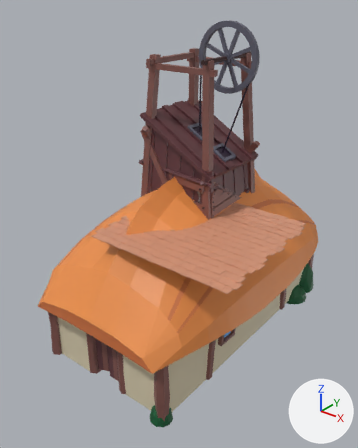
The FBX model Assets/Meshes/Buildings.fbx, before and after one commit.
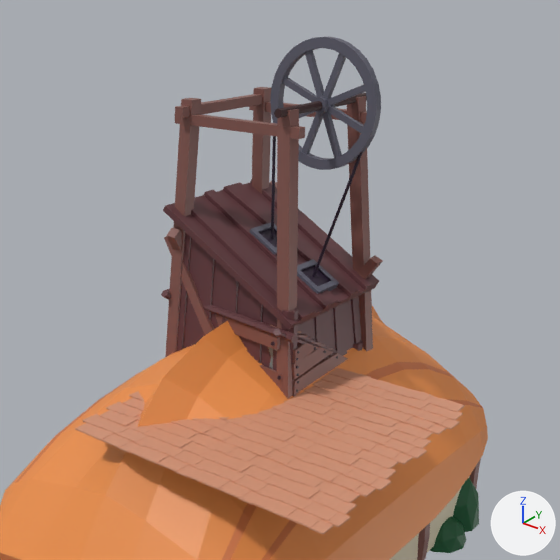
Each version is shown whole from a 50 mm camera at (9.21, -12.57, 11.2) aimed at (-0.07, -0.98, 4.01), then close up on the part from 14% to 100% of the width and 0% to 69% of the height. Every picture has the same lights, and +X, +Y and +Z are marked at lower right. Where no turn or scale is listed for an object, it has been applied to the vertices.

Before the edit, the objects in view are built like this:
```python
me_cube_005 = bpy.data.meshes.new('Cube.005')
me_cube_005.from_pydata(...)  # 2805 vertices, 2148 faces; spans x -2.32..1.49, y -1.62..1.54, z -0.31..6.23
me_cube_005.materials.append(mat_material_002)  # picture img_twilioquest_76_32x_png
me_cube_008 = bpy.data.meshes.new('Cube.008')
me_cube_008.from_pydata(...)  # 940 vertices, 954 faces; spans x -3.34..3.3, y -5.2..4.97, z -0.21..5.82
me_cube_008.materials.append(mat_material_001)  # picture img_twilioquest_76_32x_png
me_minewheel = bpy.data.meshes.new('MineWheel')
me_minewheel.from_pydata(...)  # 210 vertices, 196 faces; spans x -1.0..1.0, y -2.05..1.23, z -9.38..1.0
me_minewheel.materials.append(mat_material_001)  # picture img_twilioquest_76_32x_png
ob_barn = bpy.data.objects.new('Barn', me_cube_008)
ob_barn.location = (0.0, 0.0, 0.0)
ob_lookout = bpy.data.objects.new('Lookout', me_cube_005)
ob_lookout.location = (0.0, 0.0, 0.0)
ob_minewheel = bpy.data.objects.new('MineWheel', me_minewheel)
ob_minewheel.location = (0.96, 0.0, 9.26)
# also in view: 'Tiles' at (1.55, -2.0, 4.68); 'Mine' at (0.16, -0.08, 4.55)
```
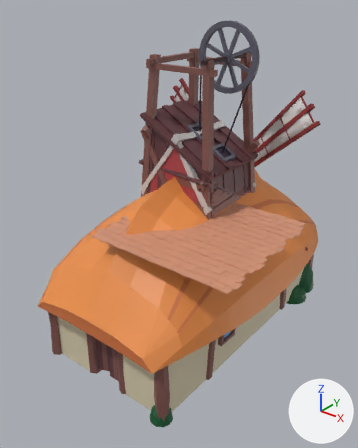
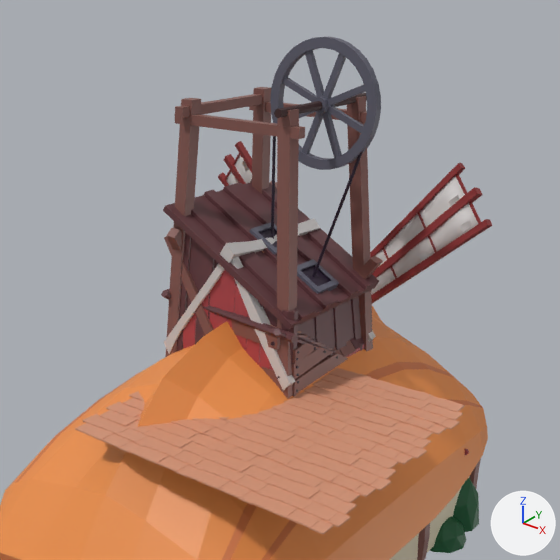
Changed parts and their boxes [x1, y1, x2, y2] in the close-ups (560 x 560 px):
```json
{"object": "WindmillSails", "change": "added", "after": [218, 141, 492, 455]}
{"object": "WindmillBuilding", "change": "added", "after": [164, 218, 376, 391]}
```

Scene script edits in JSON lines:
```json
{"op": "add", "block": "me_cube_007", "code": ["me_cube_007 = bpy.data.meshes.new('Cube.007')", "me_cube_007.from_pydata(...)  # 1434 vertices, 1091 faces; spans x -1.55..1.77, y -2.35..1.64, z 0.28..7.14", "me_cube_007.materials.append(mat_material_001)  # picture img_twilioquest_76_32x_png"]}
{"op": "add", "block": "me_cube_010", "code": ["me_cube_010 = bpy.data.meshes.new('Cube.010')", "me_cube_010.from_pydata(...)  # 512 vertices, 446 faces; spans x -3.17..3.17, y -0.97..0.97, z -3.17..3.17", "me_cube_010.materials.append(mat_material_001)  # picture img_twilioquest_76_32x_png"]}
{"op": "add", "block": "ob_windmillbuilding", "code": ["ob_windmillbuilding = bpy.data.objects.new('WindmillBuilding', me_cube_007)", "ob_windmillbuilding.location = (0.0, 0.0, 0.0)"]}
{"op": "add", "block": "ob_windmillsails", "code": ["ob_windmillsails = bpy.data.objects.new('WindmillSails', me_cube_010)", "ob_windmillsails.location = (0.0, 1.48, 5.01)"]}
```
